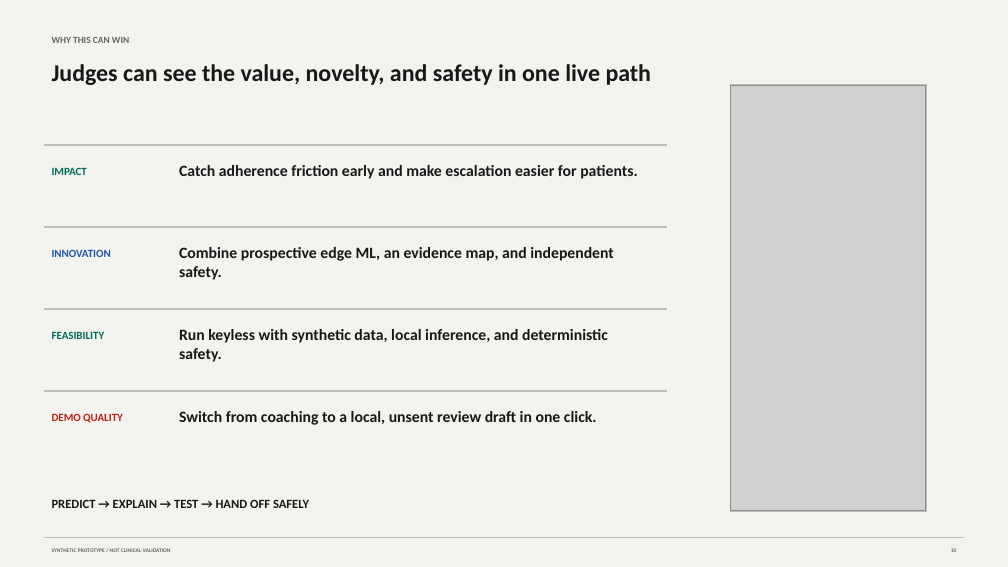
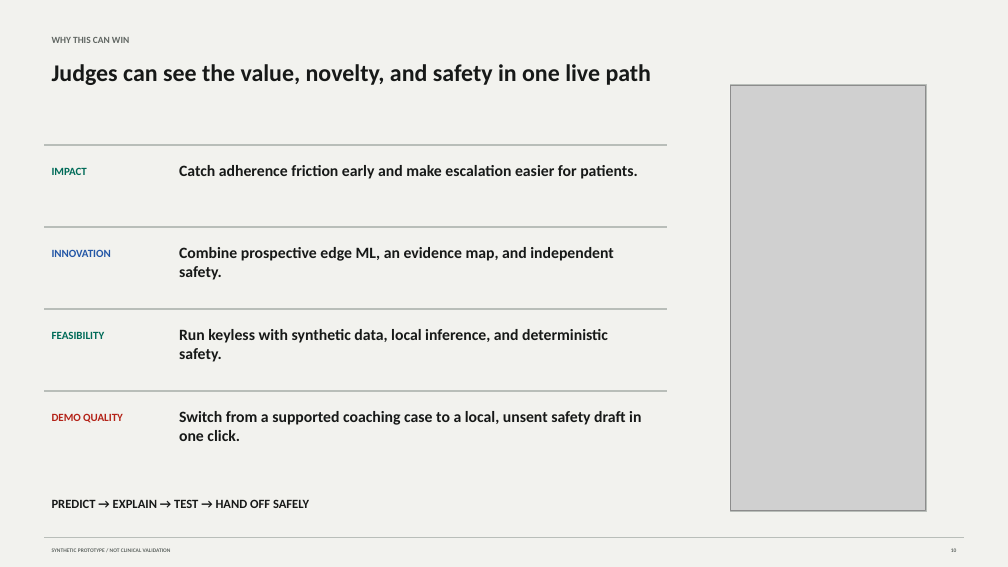
Before and after one commit to kevinmeix1/adherence-os, a slide deck: slide 10 of outputs/adherence-os-demo.pptx. Drawn at 1008x567 pixels with LibreOffice and Linux fonts; fonts in the diff are those of the drawing; grey boxes stand for pictures. Boxes give left, top, right and bottom in pixels: in the first picture for what was removed or moved away, otherwise in the second. Text is boxed around its words. In the diff, an @@ line names an element or a change of style, - is before the commit and + after.

```diff
--- a/outputs/adherence-os-demo.pptx
+++ b/outputs/adherence-os-demo.pptx
@@ text at (x1=179, y1=411, x2=641, y2=441): text changed @@
-Switch from coaching to a local, unsent review draft in one click.
+Switch from a supported coaching case to a local, unsent safety draft in one click.
```
Also in this commit, not shown: 4 other slides changed, 33 other files.
